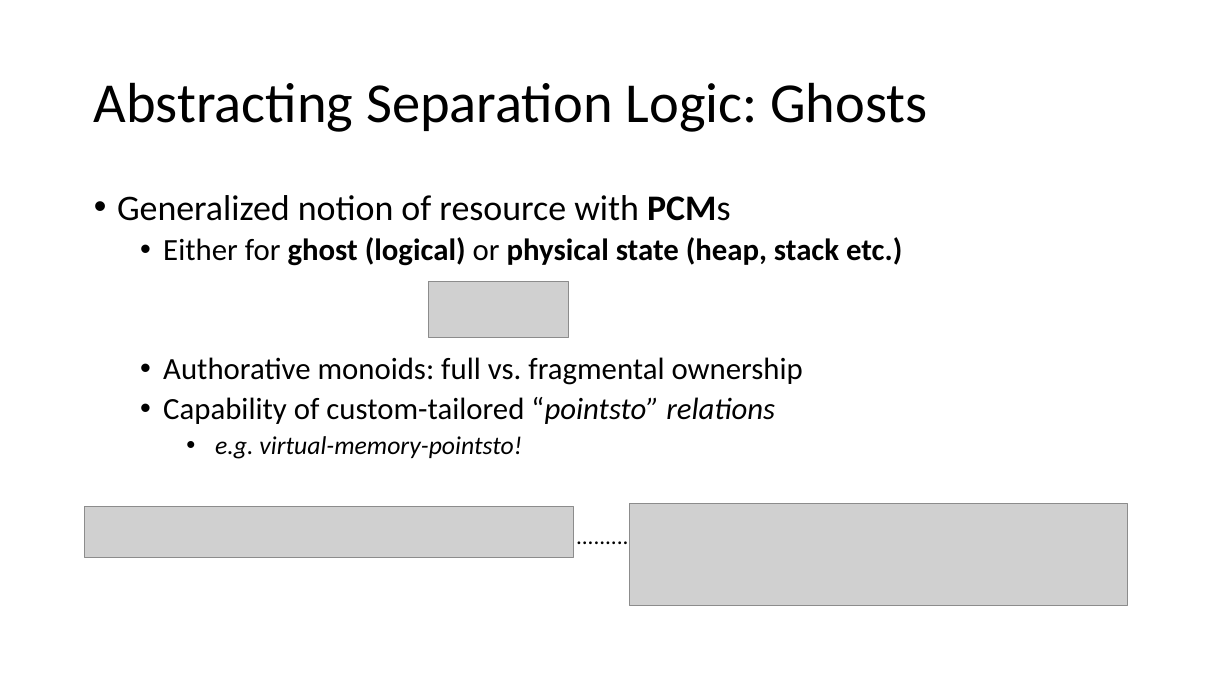
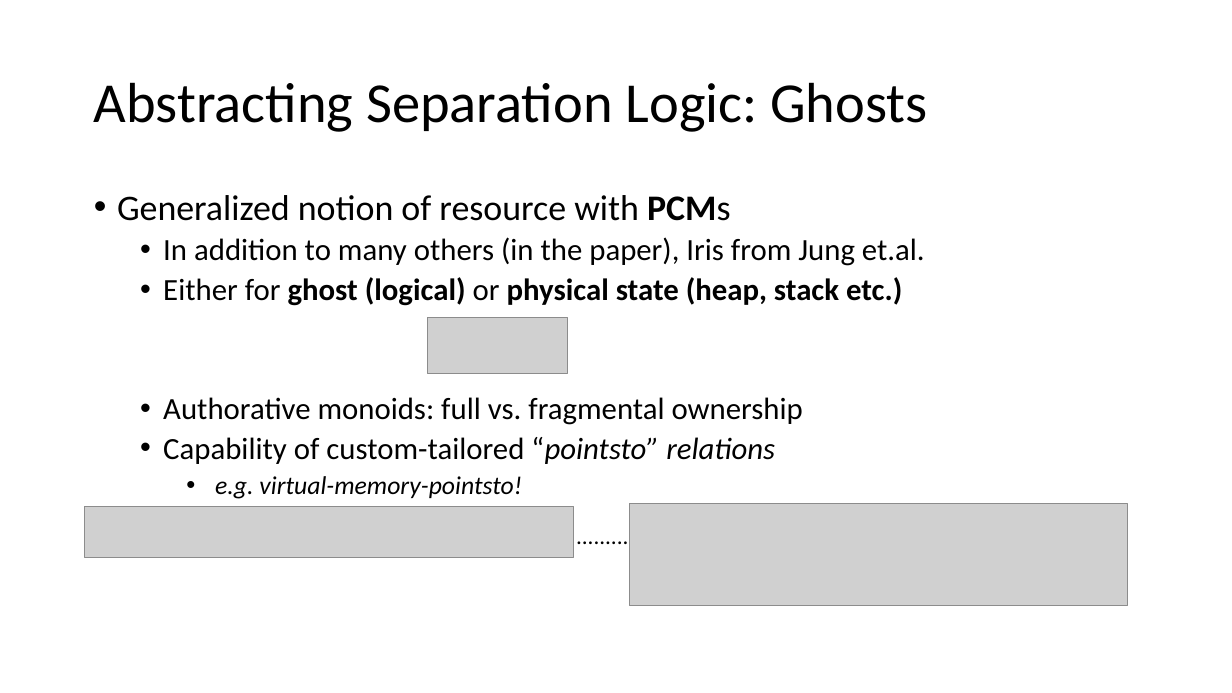
Before and after one commit to Contingent-Systems/modal_abstractions_presentations, a slide deck: slide 8 of thesis_proposal/proposal.pptx. Drawn at 1232x693 pixels with LibreOffice and Linux fonts; fonts in the diff are those of the drawing; grey boxes stand for pictures. Boxes give left, top, right and bottom in pixels: in the first picture for what was removed or moved away, otherwise in the second. Text is boxed around its words. In the diff, an @@ line names an element or a change of style, - is before the commit and + after.

```diff
--- a/thesis_proposal/proposal.pptx
+++ b/thesis_proposal/proposal.pptx
@@ text at (x1=163, y1=237, x2=925, y2=266): paragraph added @@
+  • In addition to many others (in the paper), Iris from Jung et.al.
@@ picture moved from (x1=429, y1=282, x2=569, y2=338) to (x1=428, y1=317, x2=568, y2=373) @@
```
Also in this commit, not shown: 9 other slides changed, 1 slide added.
